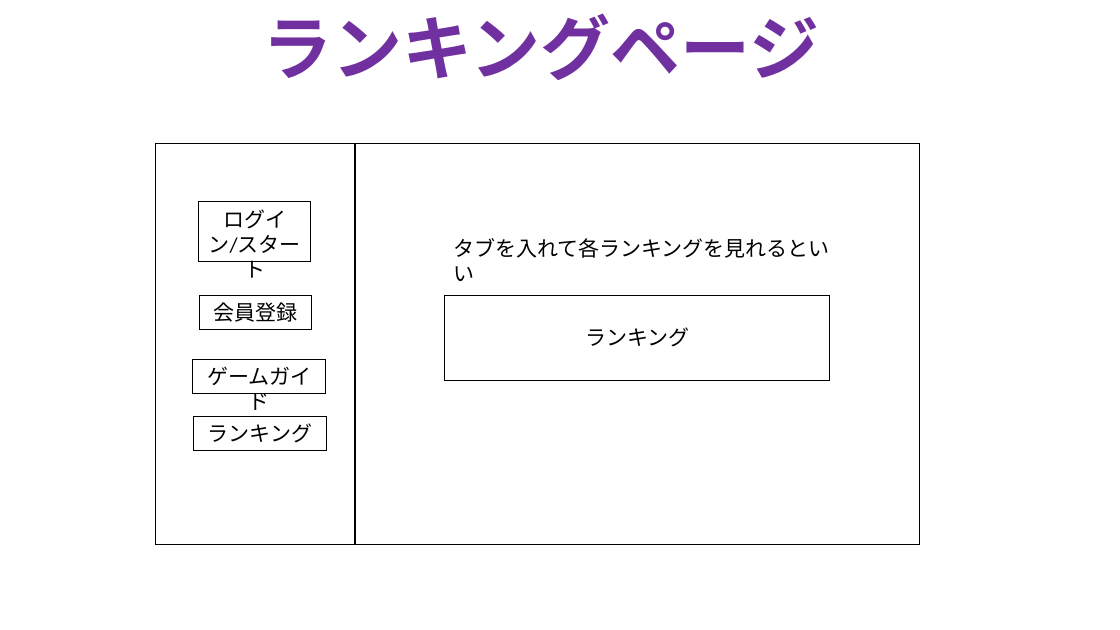
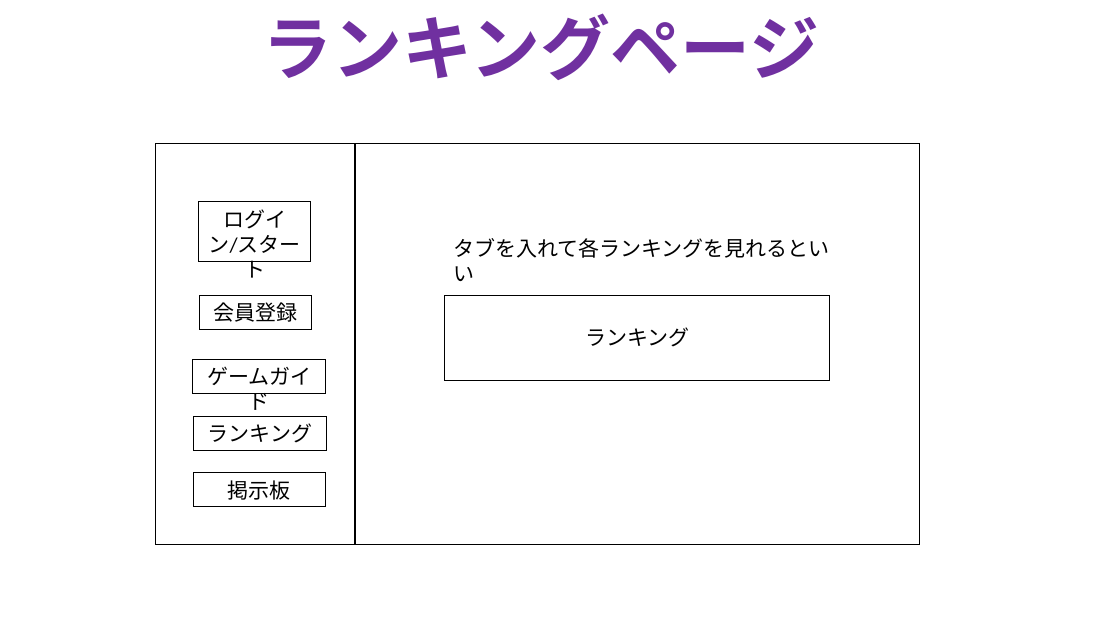
Before and after one commit to TakanoriOnuma/WebApplication, a slide deck: slide 9 of design/HTMLページ設計.pptx. Drawn at 1120x630 pixels with LibreOffice and Linux fonts; fonts in the diff are those of the drawing. Boxes give left, top, right and bottom in pixels: in the first picture for what was removed or moved away, otherwise in the second. Text is boxed around its words. In the diff, an @@ line names an element or a change of style, - is before the commit and + after.

Commit message:
掲示板のTOPページを作成
掲示板を使用したため、チャット機能のリンクはいらなくなった。
チャットはゲーム画面の方で実装する予定。

```diff
--- a/design/HTMLページ設計.pptx
+++ b/design/HTMLページ設計.pptx
@@ rectangle added at (193, 473, 326, 507), outline #000000 0.75 pt, 18 pt, text #000000 @@
+掲示板
```
Also in this commit, not shown: 1 other slide changed, 1 slide added.
